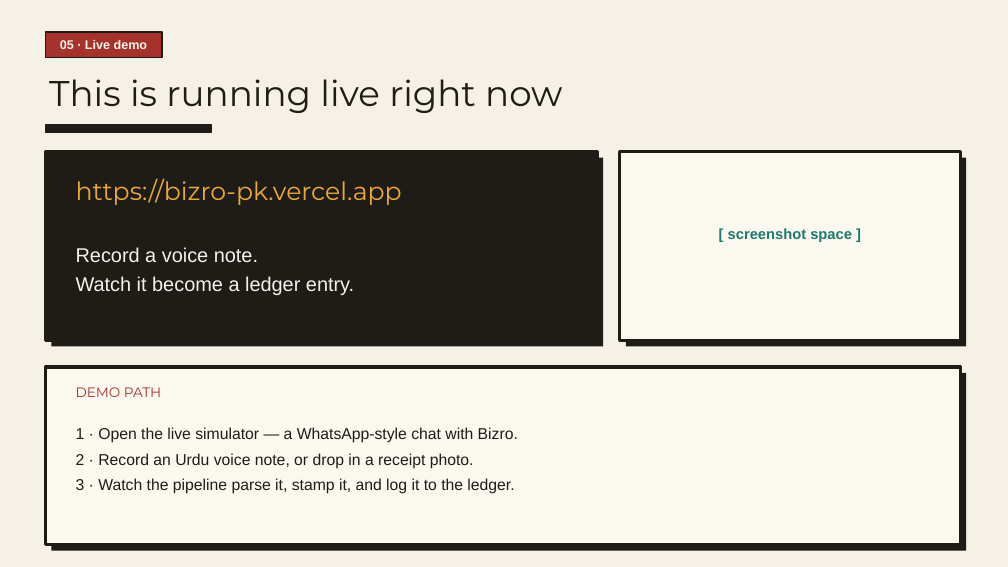
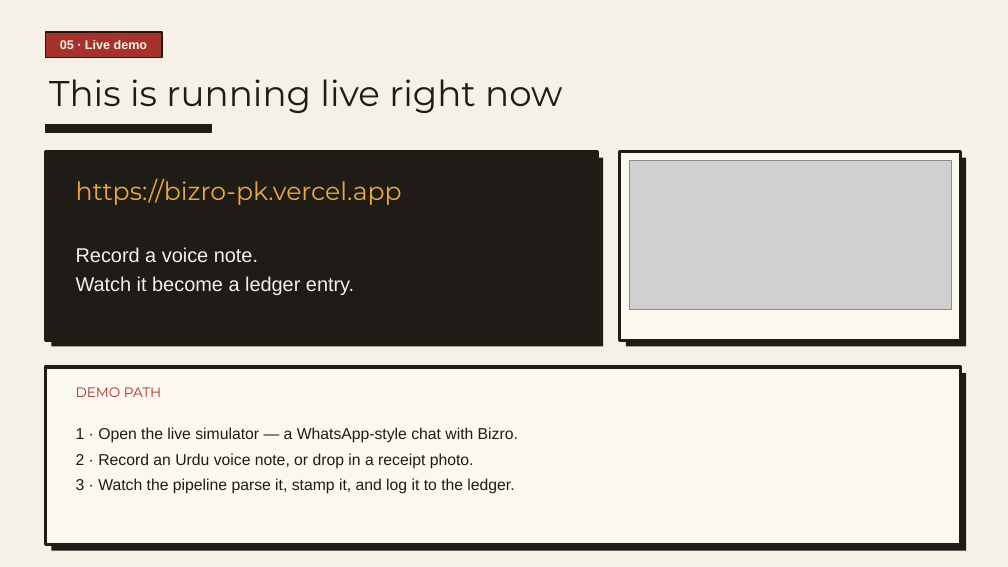
Before and after one commit to HussamHaroon/Bizro, a slide deck: slide 5 of presentation/Bizro_Pitch.pptx. Drawn at 1008x567 pixels with LibreOffice and Linux fonts; fonts in the diff are those of the drawing; grey boxes stand for pictures. Boxes give left, top, right and bottom in pixels: in the first picture for what was removed or moved away, otherwise in the second. Text is boxed around its words. In the diff, an @@ line names an element or a change of style, - is before the commit and + after.

Commit message:
feat(deck): pitch refreshed — real live-site screenshot, running-Qwen story on every slide, Findex-sourced stats

```diff
--- a/presentation/Bizro_Pitch.pptx
+++ b/presentation/Bizro_Pitch.pptx
@@ picture added at (x1=629, y1=160, x2=951, y2=309) @@
@@ text removed at (x1=728, y1=228, x2=852, y2=242) @@
-[ screenshot space ]
```
Also in this commit, not shown: 6 other slides changed, 2 other files.
